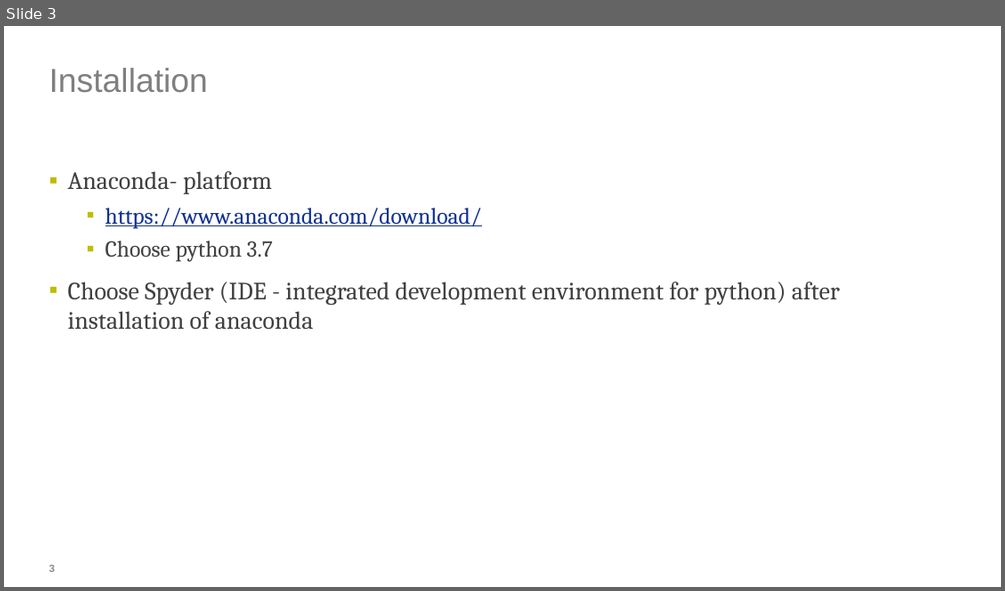
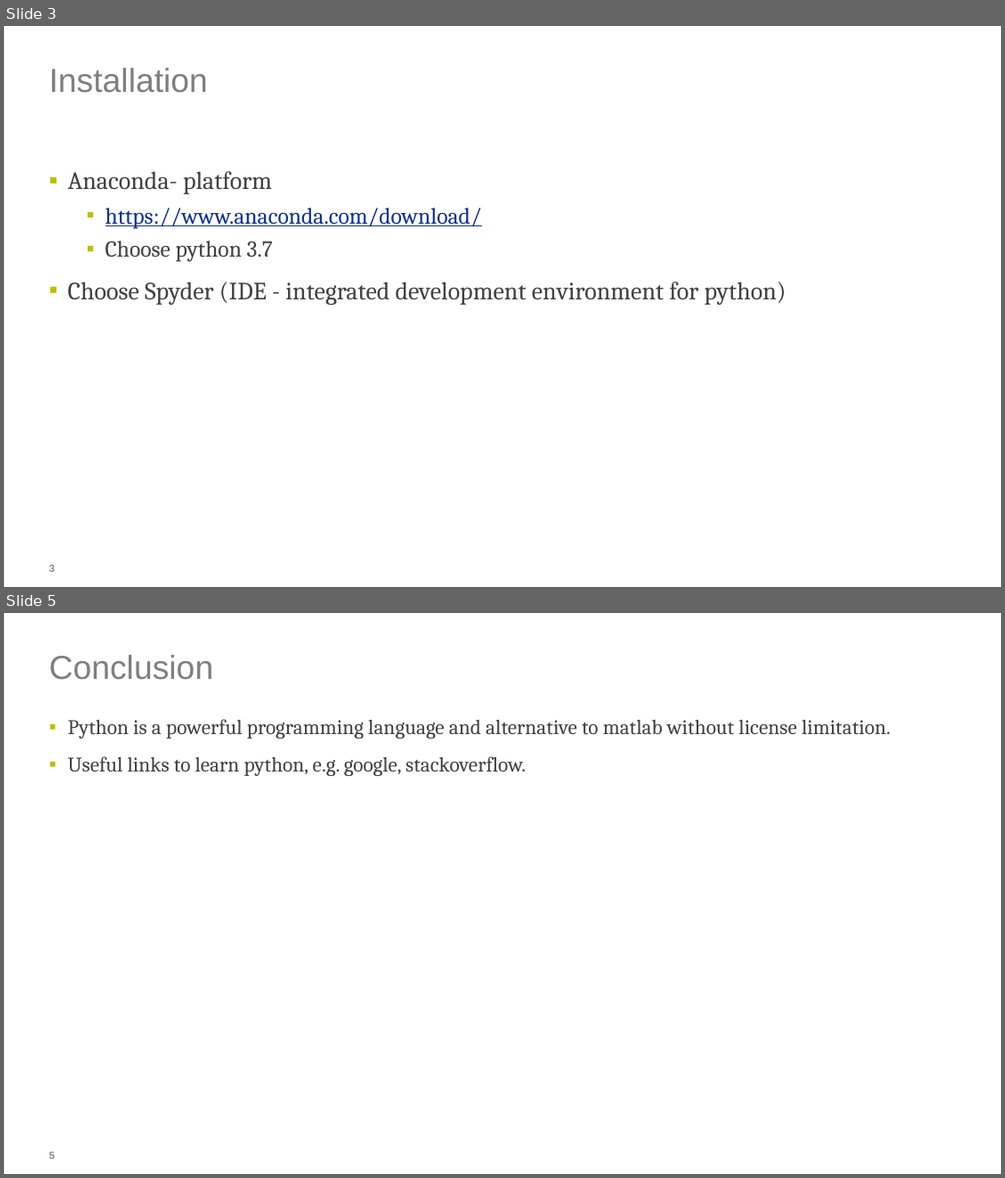
Before and after one commit to cenghu/python_tutorial, a slide deck: python_tutorial.pptx. Shown one above the other, each under a label of ours: slide 3 before the commit, slides 3 and 5 after it; the slides between them are not shown. The pictures are 1005x591 and 1005x1178 pixels, drawn with LibreOffice and Linux fonts; fonts in the diff are those of the drawing; background and template pictures are left out. Boxes give left, top, right and bottom in pixels: in the first picture for what was removed or moved away, otherwise in the second. Text is boxed around its words. In the diff, an @@ line names an element or a change of style, - is before the commit and + after.

```diff
--- a/python_tutorial.pptx
+++ b/python_tutorial.pptx
@@ slide 5 added at bbox=[4, 613, 1001, 1174], background #FFFFFF @@
@@ title added at bbox=[49, 655, 214, 680], 32 pt, text #7F7F7F @@
+Conclusion
@@ text added at bbox=[68, 719, 890, 776], 20 pt, text #404040 @@
+▪ Python is a powerful programming language and alternative to matlab without license limitation.
+▪ Useful links to learn python, e.g. google, stackoverflow.
@@ page number added at bbox=[49, 1151, 55, 1159], 10 pt, text #8C8C8C, bold @@
+5
@@ slide 3 changed as well @@
@@ text at bbox=[68, 281, 786, 305]: text changed @@
-▪ Choose Spyder (IDE - integrated development environment for python) after installation of anaconda
+▪ Choose Spyder (IDE - integrated development environment for python)
```
Also in this commit, not shown: 3 other slides changed, 1 other slide added, 2 other files.
